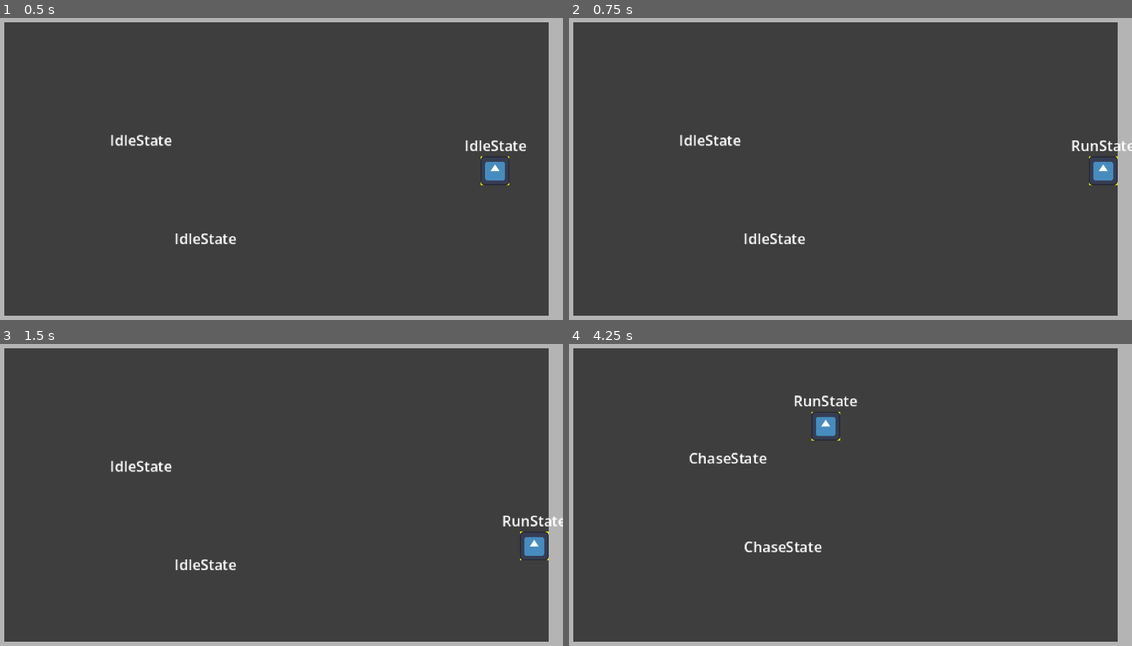
Above: before the commit, frames 1-4 (two rows, left to right).
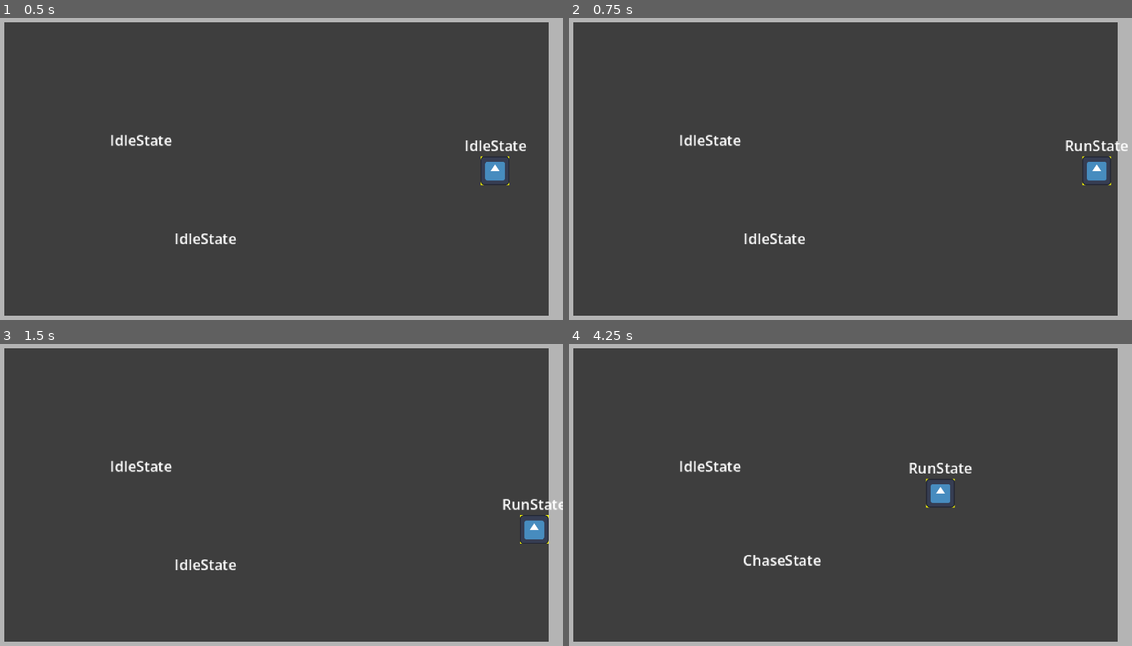
Above: after the commit, the same moments.

Repository: Cedro23/one-step-from-death
Game: Godot game, scene res://main.tscn
The game is run twice, just before and just after one commit, with the same random seed, the same clock (stepped at 60 frames per second) and the same inputs. The engine's default icon, where the game draws it, is replaced by a stand-in: a white triangle on a blue panel in a dark square.
Inputs (mouse positions are in pixels of both pictures, inside the frame that each line leads up to):
- Up to frame 1 (0.5 s): no input
- Up to frame 2 (0.75 s): tap Enter at 0.5 s; move the mouse to (974, 153) at 0.52 s; press the mouse at (974, 153) at 0.53 s; hold D (right) from 0.53 s (still down)
- Up to frame 3 (1.5 s): tap Space (roll) at 0.8, 1.25, 1.35 s; move the mouse to (163, 510) at 1.27 s; release D (right) at 1.28 s; release the mouse at (163, 510) at 1.28 s; hold S (down) from 1.28 s (still down)
- Up to frame 4 (4.25 s): click (732, 510) at 1.55 s; move the mouse to (901, 425) at 2.02 s; release S (down) at 2.03 s; press the mouse at (901, 425) at 2.03 s; hold D (right) 2.03-2.78 s; tap Space (roll) at 2.3, 2.85, 3.8 s; tap Enter at 2.75 s; move the mouse to (816, 558) at 2.77 s; release the mouse at (816, 558) at 2.78 s; hold W (up) 2.78-3.53 s; click (816, 558) at 3.05 s; move the mouse to (1019, 543) at 3.52 s; press the mouse at (1019, 543) at 3.53 s; hold A (left) from 3.53 s (still down)

Frame 1 is identical in both runs. In frame 2, 0.5% of the frame differs, in the area x 88-100%, y 40-56%; in frame 3, 0.8%; in frame 4, 1.9%, in the area x 19-72%, y 17-74%.

Commit message:
feat: add attack cooldown on the player

Diff:
--- a/actors/enemies/shambler/shambler.gd
+++ b/actors/enemies/shambler/shambler.gd
@@ -1,5 +1,9 @@
 class_name Shambler
 extends CharacterBody2D
+
+@export var run_speed: float = 40.0
+@export var lunge_detection_distance: float = 60.0
+@export var player_escape_range: float = 180.0
 
 @onready var state_machine: StateMachine = $StateMachine
 
--- a/actors/enemies/shambler/states/chase_state.gd
+++ b/actors/enemies/shambler/states/chase_state.gd
@@ -1,8 +1,4 @@
 extends State
-
-const SPEED: float = 40.0
-const LUNGE_DETECTION_DISTANCE: float = 60.0
-const PLAYER_ESCAPE_RANGE: float = 180.0
 
 func physics_update(_delta: float) -> void:
 	var player = character.get_node("../Player")
@@ -10,10 +6,10 @@
 		character.state_machine.transition_to("IdleState")
 
 	var direction = (player.global_position - character.global_position).normalized()
-	character.velocity = direction * SPEED
+	character.velocity = direction * character.run_speed
 	character.move_and_slide()
 
-	if character.global_position.distance_to(player.global_position) <= LUNGE_DETECTION_DISTANCE:
+	if character.global_position.distance_to(player.global_position) <= character.lunge_detection_distance:
 		character.state_machine.transition_to("LungeState")
-	elif character.global_position.distance_to(player.global_position) > PLAYER_ESCAPE_RANGE:
+	elif character.global_position.distance_to(player.global_position) > character.player_escape_range:
 		character.state_machine.transition_to("IdleState")
--- a/actors/player/player.gd
+++ b/actors/player/player.gd
@@ -1,5 +1,9 @@
 class_name Player
 extends CharacterBody2D
+
+@export var run_speed: float = 100.0
+@export var attack_range: float = 16.0
+@export var roll_speed: float = 250.0
 
 @onready var state_machine: StateMachine = $StateMachine
 @onready var sprite: Sprite2D = $Sprite2D
@@ -7,7 +11,8 @@
 var input_direction: Vector2
 var mouse_position: Vector2
 
-
+var can_attack: bool = true
+var can_roll: bool = true
 
 func get_input() -> void:
 	input_direction = Input.get_vector("left", "right", "up", "down")
@@ -28,3 +33,9 @@
 
 func _on_hurtbox_hit() -> void:
 	state_machine.transition_to("DeathState")
+
+func _on_roll_cooldown_timer_timeout() -> void:
+	can_roll = true
+
+func _on_attack_cooldown_timeout() -> void:
+	can_attack = true
--- a/actors/player/player.tscn
+++ b/actors/player/player.tscn
@@ -57,7 +57,6 @@
 debug_color = Color(0.9627338, 0.87821406, 1.1551381e-06, 0.5411765)
 
 [node name="AttackHitbox" type="Area2D" parent="." unique_id=998222026 groups=["hitbox"]]
-position = Vector2(-16, -12)
 collision_layer = 4
 collision_mask = 8
 
@@ -65,8 +64,12 @@
 shape = SubResource("RectangleShape2D_1bvp3")
 disabled = true
 
-[node name="Timer" type="Timer" parent="AttackHitbox" unique_id=1414266864]
-wait_time = 0.15
+[node name="AttackDuration" type="Timer" parent="AttackHitbox" unique_id=1414266864]
+wait_time = 0.05
+one_shot = true
+
+[node name="AttackCooldown" type="Timer" parent="AttackHitbox" unique_id=1522059773]
+wait_time = 0.35
 one_shot = true
 
 [node name="RollTimer" type="Timer" parent="." unique_id=180613411]
@@ -98,7 +101,8 @@
 script = ExtResource("7_bop6h")
 state_machine = NodePath("../StateMachine")
 
-[connection signal="timeout" from="AttackHitbox/Timer" to="StateMachine/AttackState" method="_on_attack_timer_timeout"]
+[connection signal="timeout" from="AttackHitbox/AttackDuration" to="StateMachine/AttackState" method="_on_attack_timer_timeout"]
+[connection signal="timeout" from="AttackHitbox/AttackCooldown" to="." method="_on_attack_cooldown_timeout"]
 [connection signal="timeout" from="RollTimer" to="StateMachine/RollState" method="_on_roll_timer_timeout"]
-[connection signal="timeout" from="RollCooldownTimer" to="StateMachine/RunState" method="_on_roll_cooldown_timer_timeout"]
+[connection signal="timeout" from="RollCooldownTimer" to="." method="_on_roll_cooldown_timer_timeout"]
 [connection signal="hit" from="Hurtbox" to="." method="_on_hurtbox_hit"]
--- a/actors/player/states/attack_state.gd
+++ b/actors/player/states/attack_state.gd
@@ -1,23 +1,23 @@
 extends State
 
-const ATTACK_RANGE: float = 16
-const RUN_SPEED: float = 150.0
 
 @onready var attack_hitbox: Area2D = $"../../AttackHitbox"
-@onready var attack_hitbox_timer: Timer = $"../../AttackHitbox/Timer"
+@onready var attack_duration: Timer = $"../../AttackHitbox/AttackDuration"
+@onready var attack_cooldown: Timer = $"../../AttackHitbox/AttackCooldown"
 @onready var attack_hitbox_collision: CollisionShape2D = $"../../AttackHitbox/CollisionShape2D"
 
 func enter():
 	var direction: Vector2 = (character.mouse_position - character.global_position).normalized()
-	var hitbox_position: Vector2 = direction * ATTACK_RANGE
+	var hitbox_position: Vector2 = direction * character.attack_range
 
 	attack_hitbox.position = hitbox_position
 	attack_hitbox_collision.disabled = false
-	attack_hitbox_timer.start()
+	attack_duration.start()
 
 func physics_update(_delta: float) -> void:
-	character.velocity = character.input_direction * RUN_SPEED
+	character.velocity = character.input_direction * character.run_speed
 
 func _on_attack_timer_timeout() -> void:
+	attack_cooldown.start()
 	attack_hitbox_collision.disabled = true
 	character.state_machine.transition_to("IdleState")
--- a/actors/player/states/idle_state.gd
+++ b/actors/player/states/idle_state.gd
@@ -1,9 +1,11 @@
 extends State
+
 
 func physics_update(_delta: float) -> void:
 	if character.input_direction != Vector2.ZERO:
 		character.state_machine.transition_to("RunState")
 
 func _input(event: InputEvent) -> void:
-	if event is InputEventMouseButton and event.is_action_pressed("click"):
+	if event is InputEventMouseButton and event.is_action_pressed("click") and character.can_attack:
+		character.can_attack = false
 		character.state_machine.transition_to("AttackState")
--- a/actors/player/states/roll_state.gd
+++ b/actors/player/states/roll_state.gd
@@ -1,12 +1,11 @@
 extends State
 
-const ROLL_SPEED: float = 500.0
 @onready var hurtbox: Area2D = $"../../Hurtbox"
 @onready var roll_timer: Timer = $"../../RollTimer"
 @onready var roll_cooldown_timer: Timer = $"../../RollCooldownTimer"
 
 func enter() -> void:
-	character.velocity = character.input_direction * ROLL_SPEED
+	character.velocity = character.input_direction * character.roll_speed
 	hurtbox.monitoring = false
 	roll_timer.start()
 	roll_cooldown_timer.start()
--- a/actors/player/states/run_state.gd
+++ b/actors/player/states/run_state.gd
@@ -1,21 +1,14 @@
 extends State
 
-const RUN_SPEED: float = 150.0
-
-var can_roll: bool = true
-
 func physics_update(_delta: float) -> void:
-	character.velocity = character.input_direction * RUN_SPEED
+	character.velocity = character.input_direction * character.run_speed
 
 	if character.velocity == Vector2.ZERO:
 		character.state_machine.transition_to("IdleState")
 
 func _input(event: InputEvent) -> void:
-	if event is InputEventMouseButton and event.is_action_pressed("click"):
+	if event is InputEventMouseButton and event.is_action_pressed("click") and character.can_attack:
 		character.state_machine.transition_to("AttackState")
-	if event.is_action_pressed("roll") and can_roll:
-		can_roll = false
+	if event.is_action_pressed("roll") and character.can_roll:
+		character.can_roll = false
 		character.state_machine.transition_to("RollState")
-
-func _on_roll_cooldown_timer_timeout() -> void:
-	can_roll = true
--- a/main.tscn
+++ b/main.tscn
@@ -8,8 +8,6 @@
 
 [sub_resource type="RectangleShape2D" id="RectangleShape2D_ig7tw"]
 size = Vector2(16, 196)
-
-[sub_resource type="RectangleShape2D" id="RectangleShape2D_0xm2m"]
 
 [node name="Main" type="Node2D" unique_id=414262619]
 
@@ -69,13 +67,6 @@
 [node name="Player" parent="." unique_id=289554604 instance=ExtResource("1_ig7tw")]
 position = Vector2(282, 91)
 
-[node name="DebugTestArea2D" type="Area2D" parent="." unique_id=2132018964 groups=["hitbox"]]
-position = Vector2(136, 57)
-
-[node name="CollisionShape2D" type="CollisionShape2D" parent="DebugTestArea2D" unique_id=1229185424]
-shape = SubResource("RectangleShape2D_0xm2m")
-debug_color = Color(1, 0, 0, 0.41960785)
-
 [node name="Shambler" parent="." unique_id=1724040096 instance=ExtResource("2_0xm2m")]
 position = Vector2(84, 88)
 
